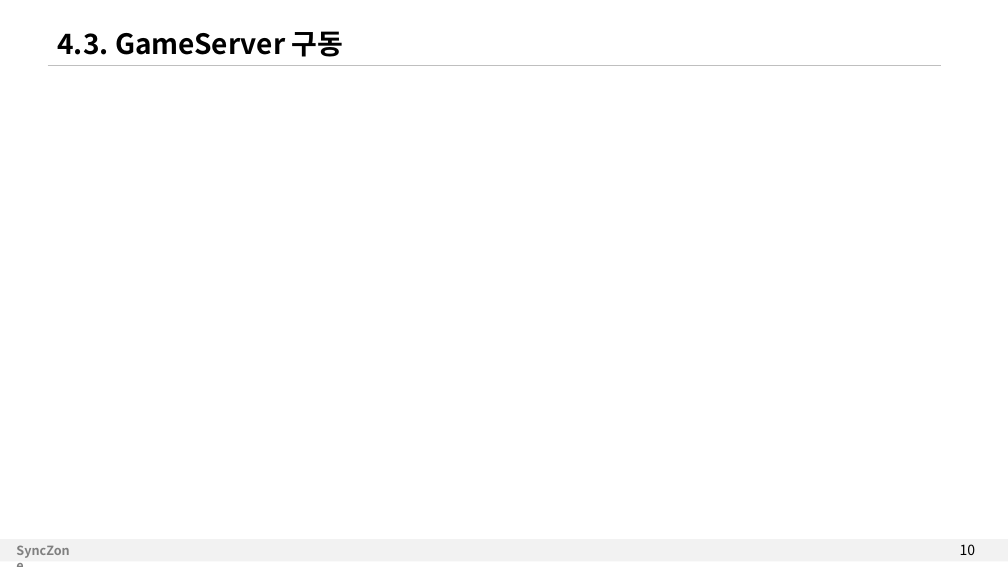
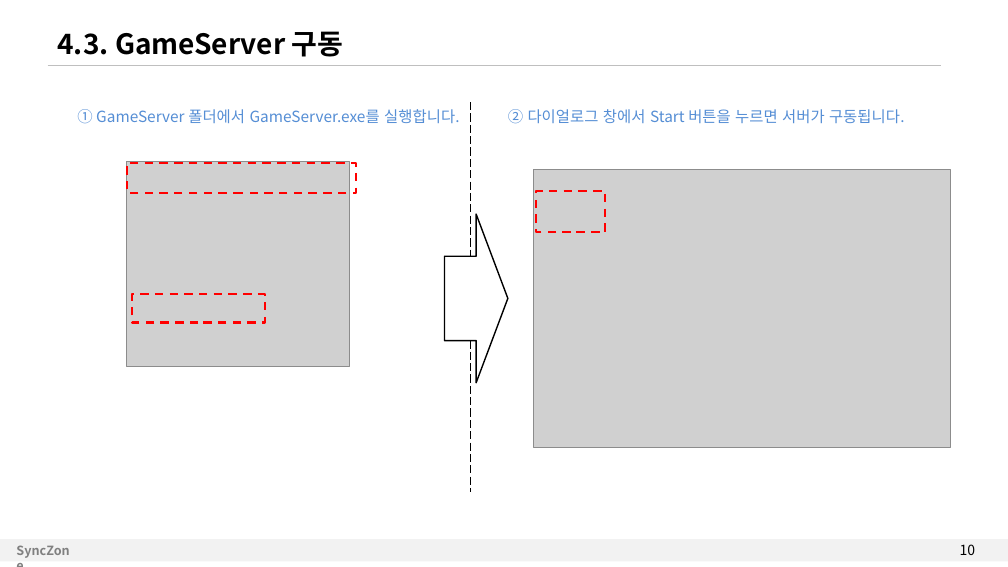
Before and after one commit to kkr3212/Examples, a slide deck: slide 10 of RPGGame_Docs/AegisNetwork_RPGServer.pptx. Drawn at 1008x567 pixels with LibreOffice and Linux fonts; fonts in the diff are those of the drawing; grey boxes stand for pictures. Boxes give left, top, right and bottom in pixels: in the first picture for what was removed or moved away, otherwise in the second. Text is boxed around its words. In the diff, an @@ line names an element or a change of style, - is before the commit and + after.

```diff
--- a/RPGGame_Docs/AegisNetwork_RPGServer.pptx
+++ b/RPGGame_Docs/AegisNetwork_RPGServer.pptx
@@ text added at box(77, 109, 459, 124), 11 pt, text #558ED5 @@
+① GameServer 폴더에서 GameServer.exe를 실행합니다.
@@ line added from (471, 102) to (471, 492), #000000 0.75 pt dashed @@
@@ text added at box(508, 109, 905, 124), 11 pt, text #558ED5 @@
+② 다이얼로그 창에서 Start 버튼을 누르면 서버가 구동됩니다.
@@ picture added at box(127, 162, 350, 367) @@
@@ rectangle added at box(127, 163, 356, 194), outline #FF0000 1.5 pt dashed @@
@@ picture added at box(533, 169, 950, 447) @@
@@ rectangle added at box(536, 192, 606, 232), outline #FF0000 1.5 pt dashed @@
@@ right arrow added at box(445, 214, 508, 382), fill #FFFFFF, outline #000000 1 pt @@
@@ rectangle added at box(132, 294, 265, 323), outline #FF0000 1.5 pt dashed @@
```
Also in this commit, not shown: 2 other slides changed.
